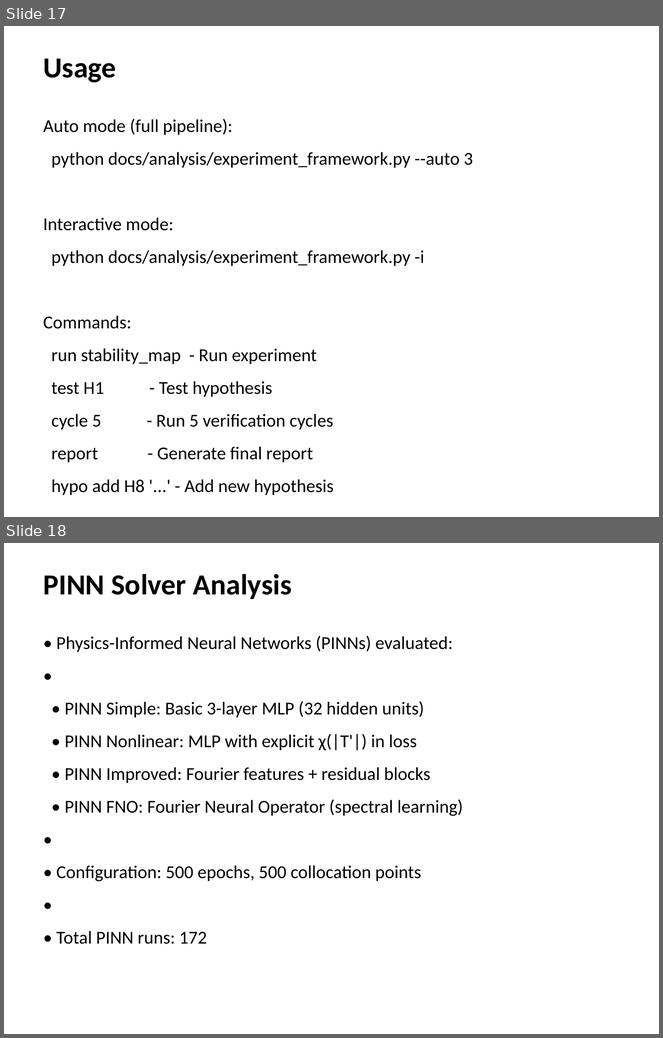
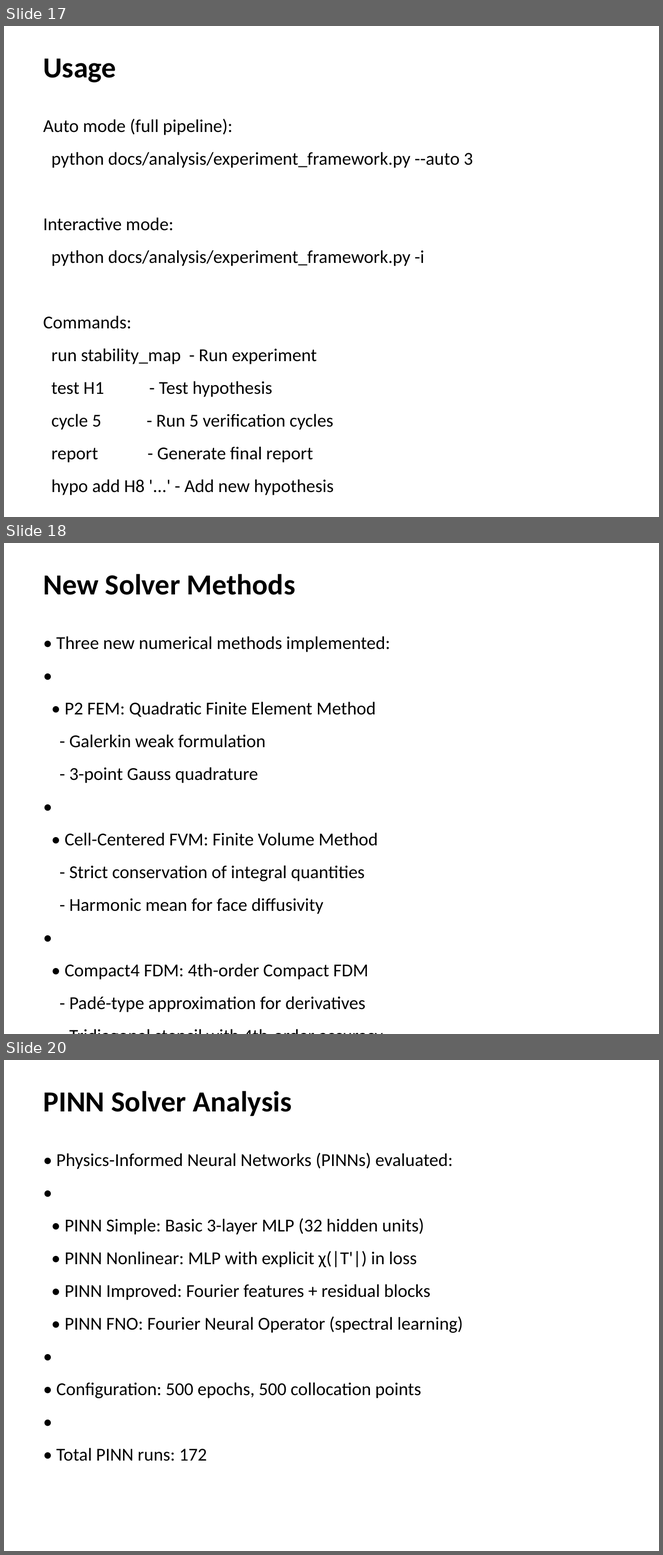
Before and after one commit to k-yoshimi/fusion-heat-transport-ai, a slide deck: docs/multiagent_presentation.pptx. Shown one above the other, each under a label of ours: slides 17 and 18 before the commit, slides 17, 18 and 20 after it; the slides between them are not shown. The pictures are 663x1038 and 663x1555 pixels, drawn with LibreOffice and Linux fonts; fonts in the diff are those of the drawing. Boxes give left, top, right and bottom in pixels: in the first picture for what was removed or moved away, otherwise in the second. Text is boxed around its words. In the diff, an @@ line names an element or a change of style, - is before the commit and + after.

```diff
--- a/docs/multiagent_presentation.pptx
+++ b/docs/multiagent_presentation.pptx
@@ slide 18 added at [4,543,659,1034], background #FFFFFF @@
@@ text added at [43,574,296,595], 32 pt, text #000000, bold @@
+New Solver Methods
@@ text added at [57,636,390,1013], 20 pt, text #000000 @@
+• Three new numerical methods implemented:
+•
+• P2 FEM: Quadratic Finite Element Method
+- Galerkin weak formulation
+- 3-point Gauss quadrature
+•
+• Cell-Centered FVM: Finite Volume Method
+- Strict conservation of integral quantities
+- Harmonic mean for face diffusivity
+•
+• Compact4 FDM: 4th-order Compact FDM
+- Padé-type approximation for derivatives
+- Tridiagonal stencil with 4th-order accuracy
@@ what was slide 18 is now slide 20 @@
```
Also in this commit, not shown: 2 slides changed, 1 other slide added, 16 other files.
